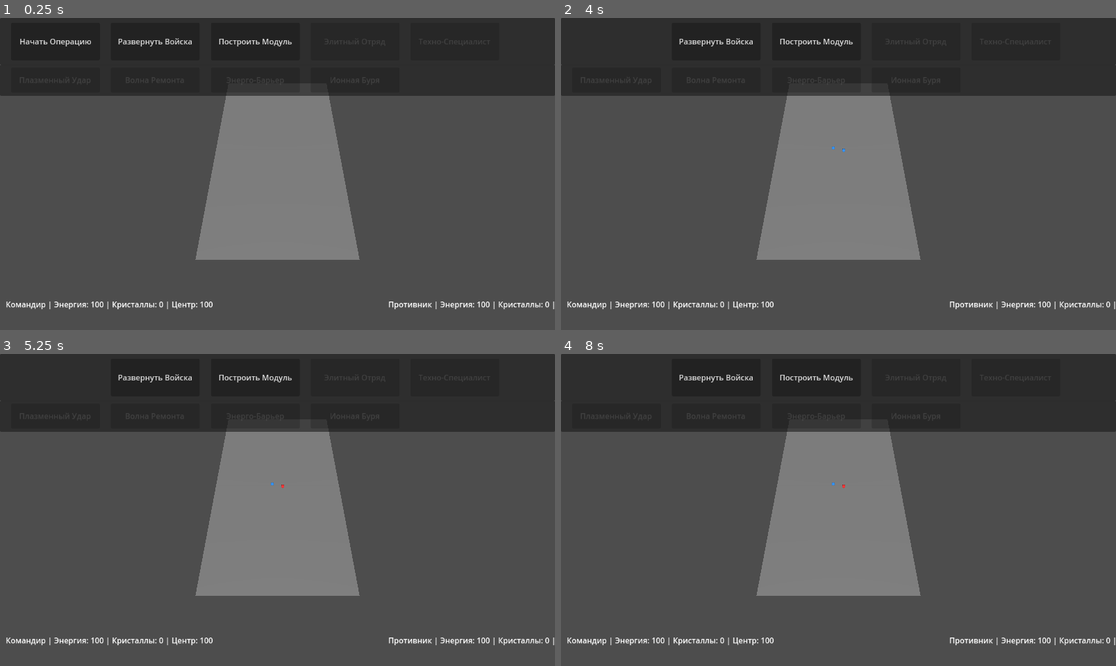
Above: before the commit, frames 1-4 (two rows, left to right).
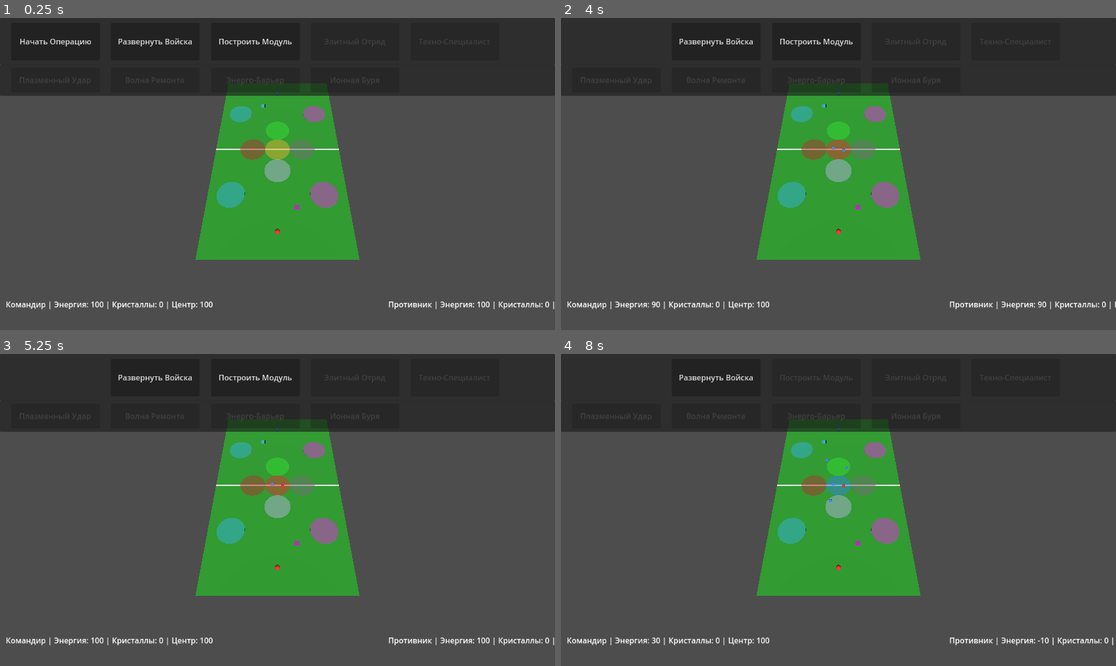
Above: after the commit, the same moments.

Repository: Incube700/Terrion
Game: Godot game, scene res://scenes/Battle.tscn
Same seed, same stepped clock (60 frames per second), same inputs: the game is played once before the commit and once after it.
Inputs (mouse positions are in pixels of both pictures, inside the frame that each line leads up to):
- Up to frame 1 (0.25 s): no input
- Up to frame 2 (4 s): click "Начать Операцию" at 0.5 s; click "Начать Операцию" at 1.25 s; click "Развернуть Войска" at 2 s; click "Построить Модуль" at 2.75 s; tap Enter at 3.5 s; move the mouse to (960, 158) at 3.52 s; hold W from 3.53 s (still down); tap Q at 3.6 s; click (960, 158) at 3.67 s; tap Space at 3.77 s
- Up to frame 3 (5.25 s): release W at 4.25 s; drag from (166, 525) to (249, 572) at 4.27 s; move the mouse to (333, 441) at 5.02 s; hold W from 5.03 s (still down); tap R at 5.1 s
- Up to frame 4 (8 s): release W at 5.75 s; drag from (810, 572) to (672, 463) at 5.77 s; move the mouse to (1005, 556) at 6.52 s; tap E at 6.6 s; tap Space at 6.77 s; drag from (672, 463) to (755, 432) at 7.27 s

The runs differ from the first frame. In frame 1, 12% of the frame differs, in the area x 35-65%, y 20-78%; in frame 2, 13%; in frame 3, 12%; in frame 4, 13%, in the area x 16-100%, y 6-94%.
Error before the commit: Invalid access to property or key 'summon_hero' on a base object of type 'CanvasLayer (BattleUI.gd)'. (res://scripts/BattleManager.gd:73)

Commit message:
chore: подготовка к редизайну UI, юнитов и территорий (мобильный UX, цвета, Collector, анимация ядра)

Diff:
--- a/scripts/BattleManager.gd
+++ b/scripts/BattleManager.gd
@@ -70,8 +70,8 @@
 		battle_ui.use_ability.connect(_on_use_ability)
 
 		# Подключение системы фракций
-		battle_ui.summon_hero.connect(_on_summon_hero)
-		battle_ui.use_race_ability.connect(_on_use_race_ability)
+		battle_ui.summon_commander.connect(_on_summon_hero)
+		battle_ui.use_faction_ability.connect(_on_use_race_ability)
 
 		print("🔗 Системы управления подключены")
 	else:
@@ -798,7 +798,7 @@
 func _on_spawn_soldier():
 	print("Кнопка спавна солдата нажата!")
 	if battle_started and player_energy >= 20:
-		# Спавн юнита-солдата рядом с игроком
+		# Спавн юнита-солдата рядом с игроком (снизу)
 		var spawn_pos = Vector3(randf_range(-4.0, 4.0), 0, -12.0)
 		spawn_unit_at_pos("player", spawn_pos, "soldier")
 		player_energy -= 20
